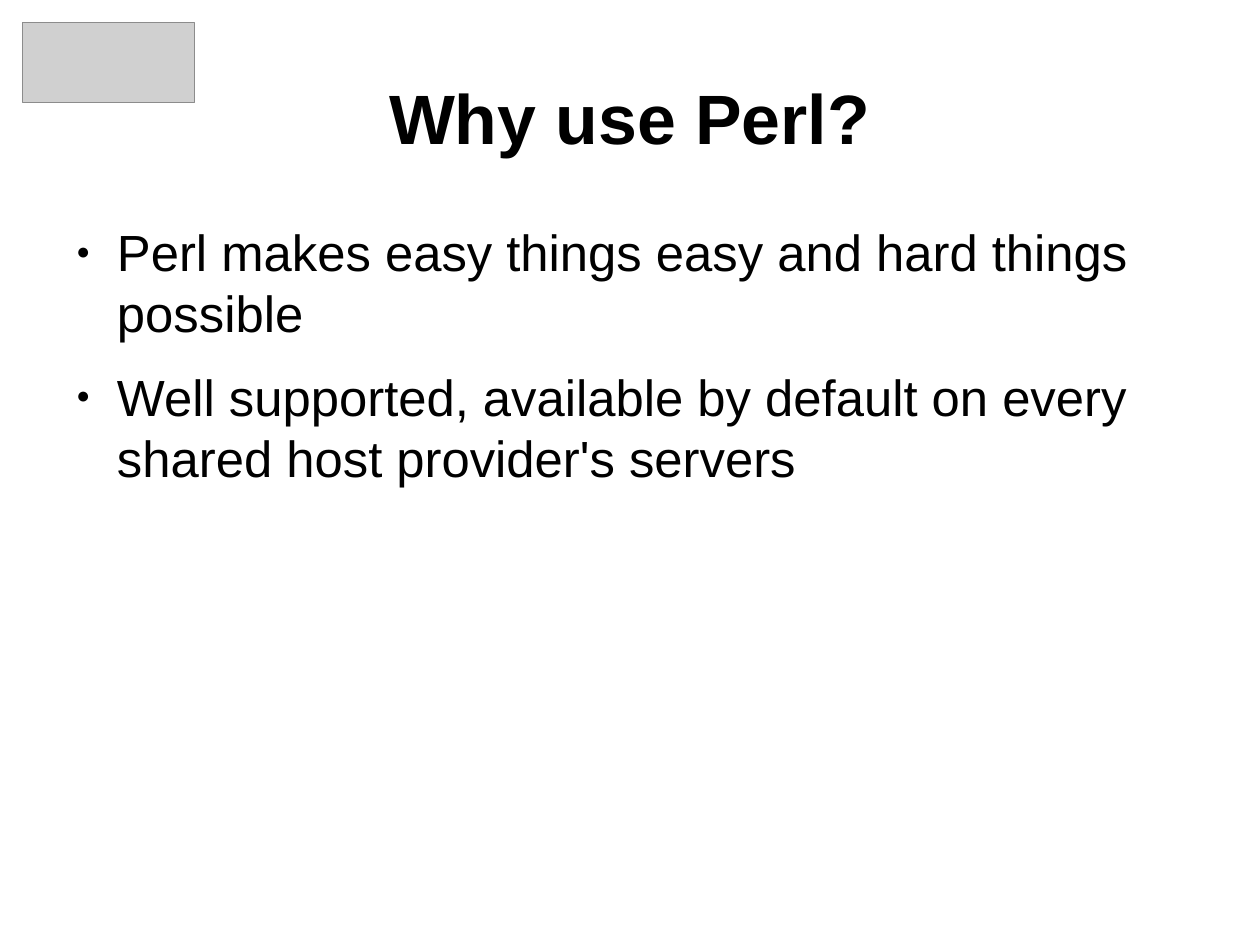
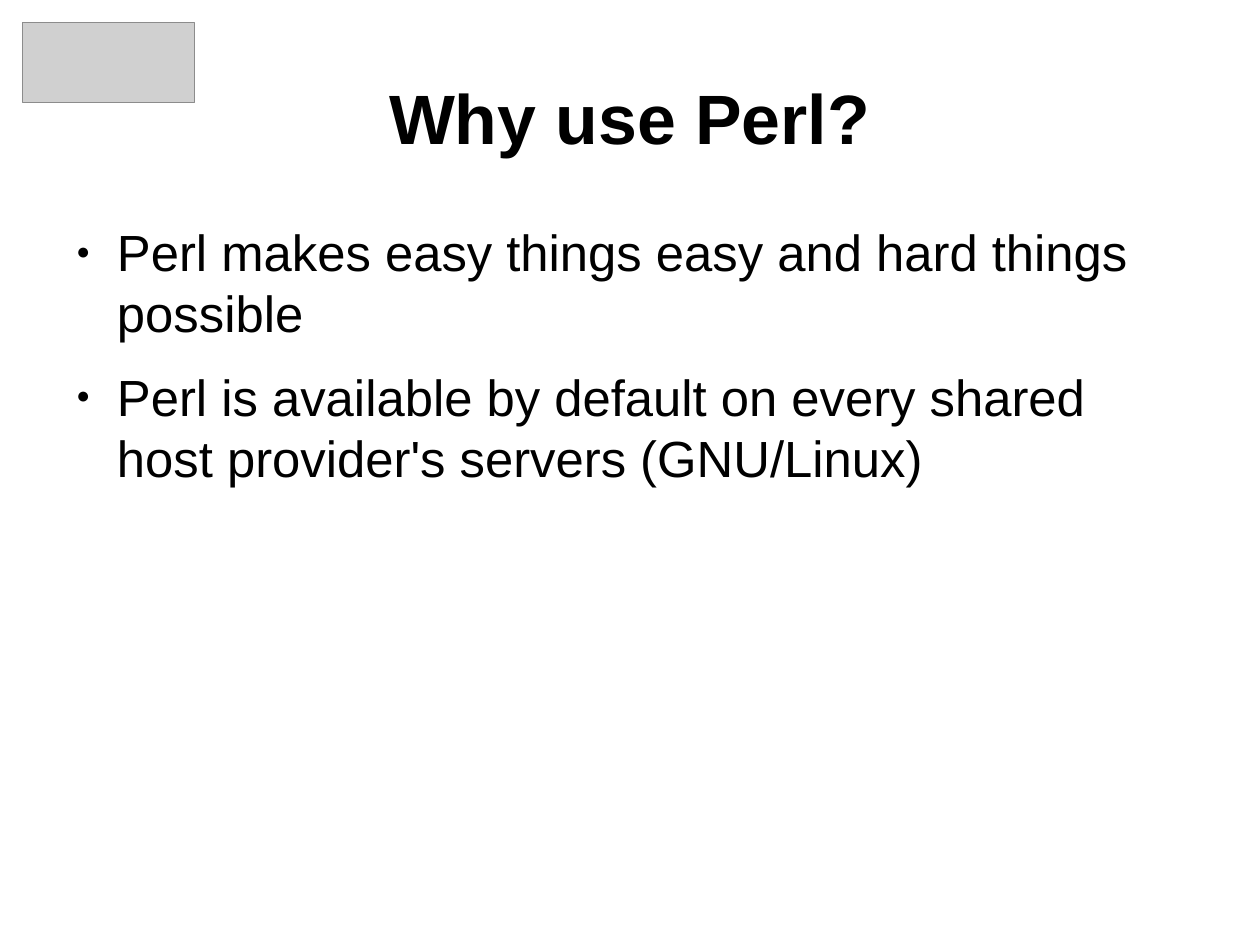
Before and after one commit to arpadszasz/perl-hosting-beginners-talk, a slide deck: slide 8 of clujpm-march2013-talk.odp. Drawn at 1260x945 pixels with LibreOffice and Linux fonts; fonts in the diff are those of the drawing; grey boxes stand for pictures. Boxes give left, top, right and bottom in pixels: in the first picture for what was removed or moved away, otherwise in the second. Text is boxed around its words. In the diff, an @@ line names an element or a change of style, - is before the commit and + after.

```diff
--- a/clujpm-march2013-talk.odp
+++ b/clujpm-march2013-talk.odp
@@ text at [117,379,1085,487]: text changed @@
-● Well supported, available by default on every shared host provider's servers
+● Perl is available by default on every shared host provider's servers (GNU/Linux)
```
Also in this commit, not shown: 18 other slides changed, 4 slides added, 2 slides removed, 1 other file.
